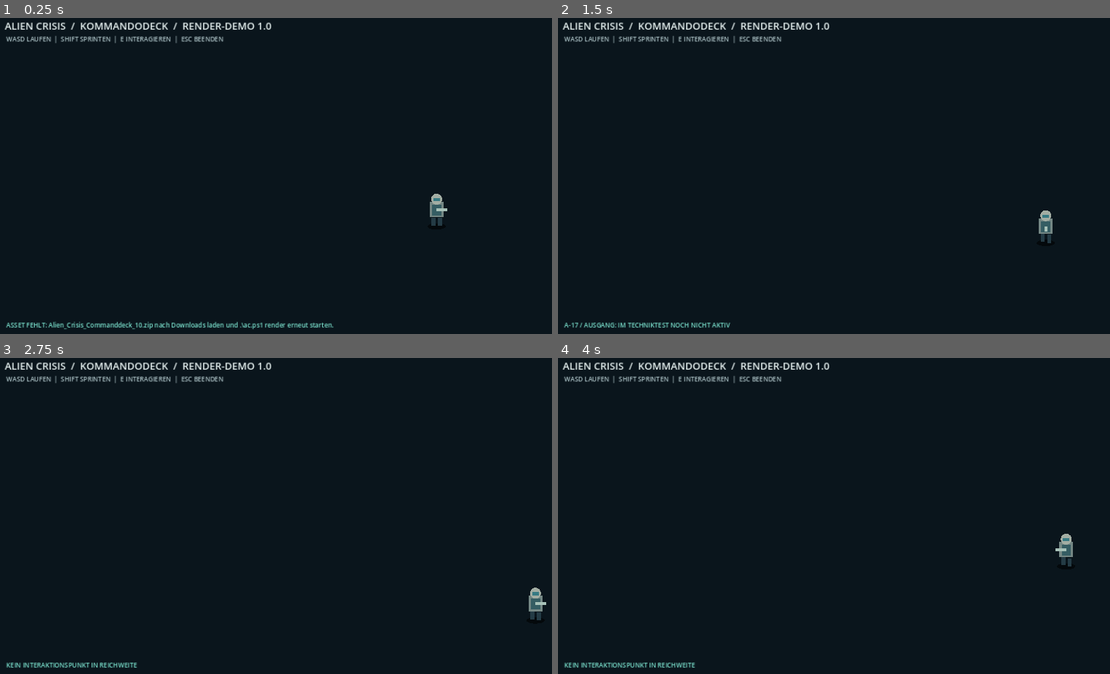
Above: before the commit, frames 1-4 (two rows, left to right).
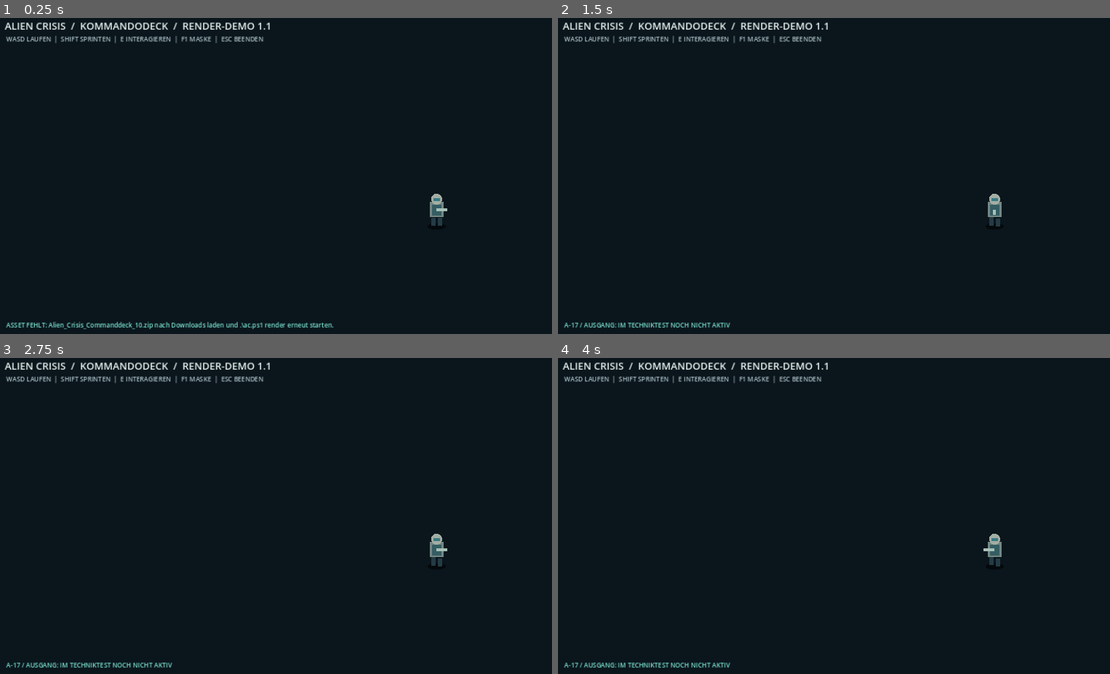
Above: after the commit, the same moments.

Repository: mihnenfeld/Project-Alien-Crisis
Game: Godot game, scene res://scenes/demo_rendered.tscn
The game is run twice, just before and just after one commit, with the same random seed, the same clock (stepped at 60 frames per second) and the same inputs. This scene is started directly instead of the project's main scene.
Inputs (mouse positions are in pixels of both pictures, inside the frame that each line leads up to):
- Up to frame 1 (0.25 s): no input
- Up to frame 2 (1.5 s): tap Enter at 0.5 s; move the mouse to (972, 157) at 0.52 s; hold D (move_right) 0.53-1.28 s; tap E (interact) at 0.6 s; move the mouse to (723, 191) at 1.27 s; hold S (move_down) from 1.28 s (still down); tap Shift at 1.35 s
- Up to frame 3 (2.75 s): move the mouse to (342, 443) at 2.02 s; release S (move_down) at 2.03 s; hold D (move_right) from 2.03 s (still down); tap E (interact) at 2.1 s
- Up to frame 4 (4 s): move the mouse to (811, 579) at 2.77 s; release D (move_right) at 2.78 s; hold W (move_up) 2.78-3.53 s; tap Shift at 2.85 s; move the mouse to (1016, 563) at 3.52 s; hold A (move_left) from 3.53 s (still down); tap E (interact) at 3.6 s

The runs differ from the first frame. In frame 1, 0.2% of the frame differs, in the area x 32-50%, y 1-9%; in frame 2, 0.6%; in frame 3, 1.0%, in the area x 1-99%, y 1-99%; in frame 4, 1.0%.

Commit message:
Demo 1.1 pixel foot collision with visual walkmask debug and safe spawn

Diff:
--- a/scripts/demo_rendered.gd
+++ b/scripts/demo_rendered.gd
@@ -1,18 +1,12 @@
 extends Node2D
-## Demo 1.0: authored rendered command deck with 2D screen-space walk and masked foreground.
+## Demo 1.1: rendered command deck, pixel-based foot collisions and F1 walkmask debug.
 ## This is a visual gameplay proof: the collision polygons are hand-matched approximations.
 const WALK_SPEED := 150.0
 const PLAYER_START := Vector2(975, 475)
-var wall_floor: PackedVector2Array = PackedVector2Array([
-    Vector2(130,350), Vector2(335,335), Vector2(480,315), Vector2(685,297),
-    Vector2(980,292), Vector2(1225,416), Vector2(1225,631),
-    Vector2(1080,670), Vector2(310,677), Vector2(90,531)
-])
-var blockers: Array[PackedVector2Array] = [
-    PackedVector2Array([Vector2(215,245),Vector2(550,225),Vector2(565,379),Vector2(215,395)]),
-    PackedVector2Array([Vector2(695,220),Vector2(918,220),Vector2(947,353),Vector2(686,356)]),
-    PackedVector2Array([Vector2(415,375),Vector2(769,356),Vector2(898,548),Vector2(439,620)])
-]
+var walkmask: Image
+var debug_texture: Texture2D
+var show_walkmask := false
+var foot_radius := 5.0
 var player := PLAYER_START
 var look_direction := Vector2(1, 0)
 var stride := 0.0
@@ -24,15 +18,41 @@
 func _ready() -> void:
     bg = _load_png("res://assets/backgrounds/commanddeck_render_bg.png")
     fg = _load_png("res://assets/backgrounds/commanddeck_render_fg.png")
+    var path := "res://assets/backgrounds/commanddeck_walkmask.png"
+    if FileAccess.file_exists(path):
+        walkmask = Image.new()
+        var read_error: Error = walkmask.load(path)
+        if read_error != OK:
+            push_error("Walkmask konnte nicht geladen werden: " + error_string(read_error))
+            walkmask = null
+        else:
+            var overlay := Image.create(walkmask.get_width(),walkmask.get_height(),false,Image.FORMAT_RGBA8)
+            for y in range(walkmask.get_height()):
+                for x in range(walkmask.get_width()):
+                    var pixel := walkmask.get_pixel(x,y)
+                    overlay.set_pixel(x,y, Color(0.1,0.9,0.55,0.22) if pixel.r > 0.5 else Color(0.95,0.17,0.12,0.22))
+            debug_texture = ImageTexture.create_from_image(overlay)
+    else:
+        push_error("Walkmask fehlt: " + path)
+
     RenderingServer.set_default_clear_color(Color("#050a0e"))
     var ui := CanvasLayer.new()
     add_child(ui)
-    _label(ui, Vector2(25,18), "ALIEN CRISIS  /  KOMMANDODECK  /  RENDER-DEMO 1.0", 22, Color("#e8f3f2"))
-    _label(ui, Vector2(28,52), "WASD LAUFEN  |  SHIFT SPRINTEN  |  E INTERAGIEREN  |  ESC BEENDEN", 14, Color("#adc3c7"))
+    _label(ui, Vector2(25,18), "ALIEN CRISIS  /  KOMMANDODECK  /  RENDER-DEMO 1.1", 22, Color("#e8f3f2"))
+    _label(ui, Vector2(28,52), "WASD LAUFEN  |  SHIFT SPRINTEN  |  E INTERAGIEREN  |  F1 MASKE  |  ESC BEENDEN", 14, Color("#adc3c7"))
     status = _label(ui, Vector2(28,682), "TEST: GERENDERTE KULISSE, LAUFZONEN UND VORDERGRUNDVERDECKUNG", 14, Color("#7be3cf"))
     if not _walkable(player):
         push_error("Startpunkt liegt in einer gesperrten Laufzone: %s" % player)
         status.text = "FEHLER: STARTPUNKT NICHT BEGEHBAR"
+    if walkmask == null:
+        status.text = "WALKMASK FEHLT: ZIP in Downloads legen und .\\ac.ps1 render erneut starten"
+    elif not _walkable(player):
+        var resolved := _nearest_walkable(player)
+        if resolved == player:
+            push_error("Kein gueltiger Spawnpunkt in der Walkmask")
+        else:
+            player = resolved
+            status.text = "STARTPUNKT AUF BEGEHBAREN BODEN VERSCHOBEN"
     if bg == null:
         status.text = "ASSET FEHLT: Alien_Crisis_Commanddeck_10.zip nach Downloads laden und .\\ac.ps1 render erneut starten."
 
@@ -56,13 +76,31 @@
     root.add_child(l)
     return l
 
+func _mask_pixel(p: Vector2) -> bool:
+    if walkmask == null:
+        return false
+    var xx := int(round(p.x))
+    var yy := int(round(p.y))
+    if xx < 0 or yy < 0 or xx >= walkmask.get_width() or yy >= walkmask.get_height():
+        return false
+    return walkmask.get_pixel(xx,yy).r > 0.5
+
 func _walkable(p: Vector2) -> bool:
-    if not Geometry2D.is_point_in_polygon(p,wall_floor):
-        return false
-    for region in blockers:
-        if Geometry2D.is_point_in_polygon(p,region):
+    for offset in [Vector2.ZERO,Vector2(foot_radius,0),Vector2(-foot_radius,0),Vector2(0,foot_radius),Vector2(0,-foot_radius)]:
+        if not _mask_pixel(p + offset):
             return false
     return true
+
+func _nearest_walkable(origin: Vector2) -> Vector2:
+    if _walkable(origin):
+        return origin
+    for radius in range(8,501,8):
+        for index in range(48):
+            var angle: float = TAU * float(index) / 48.0
+            var candidate := origin + Vector2(cos(angle),sin(angle)) * float(radius)
+            if _walkable(candidate):
+                return candidate
+    return origin
 
 func _physics_process(delta: float) -> void:
     elapsed += delta
@@ -82,7 +120,10 @@
 func _unhandled_key_input(ev: InputEvent) -> void:
     if not ev is InputEventKey or not ev.pressed or ev.echo:
         return
-    if ev.keycode == KEY_ESCAPE:
+    if ev.keycode == KEY_F1:
+        show_walkmask = not show_walkmask
+        queue_redraw()
+    elif ev.keycode == KEY_ESCAPE:
         get_tree().quit()
     elif ev.keycode == KEY_E:
         if player.distance_to(Vector2(1020,375)) < 170:
@@ -97,6 +138,9 @@
         draw_texture_rect(bg,Rect2(Vector2.ZERO,Vector2(1280,720)),false)
     else:
         draw_rect(Rect2(0,0,1280,720),Color("#0a151c"))
+    if show_walkmask and debug_texture != null:
+        draw_texture(debug_texture,Vector2.ZERO)
+        draw_circle(player,foot_radius+4,Color.YELLOW)
     _player()
     # Front planning desk occludes the character only when behind its depth edge.
     if fg != null and player.y < 590:
